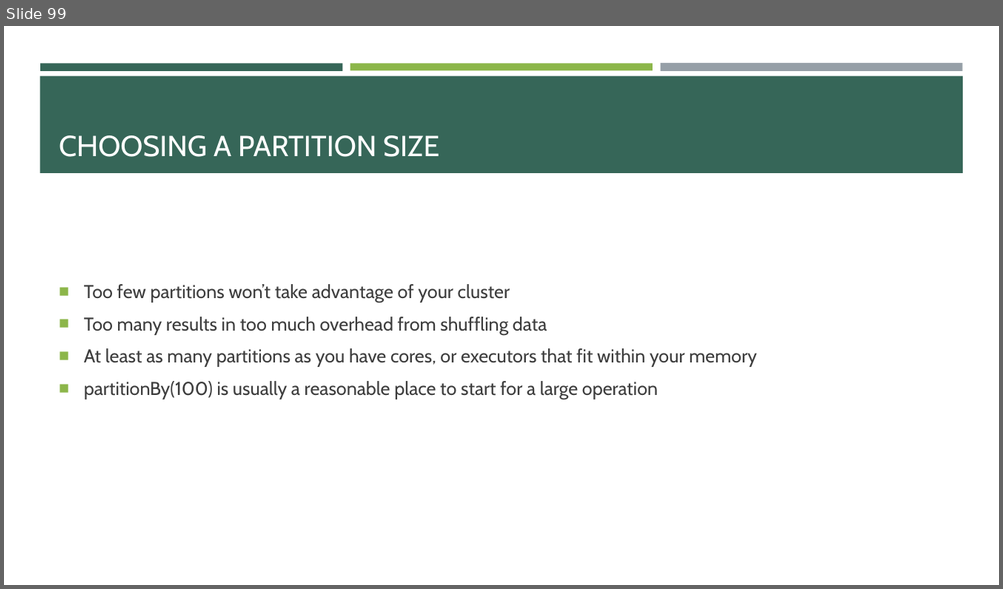
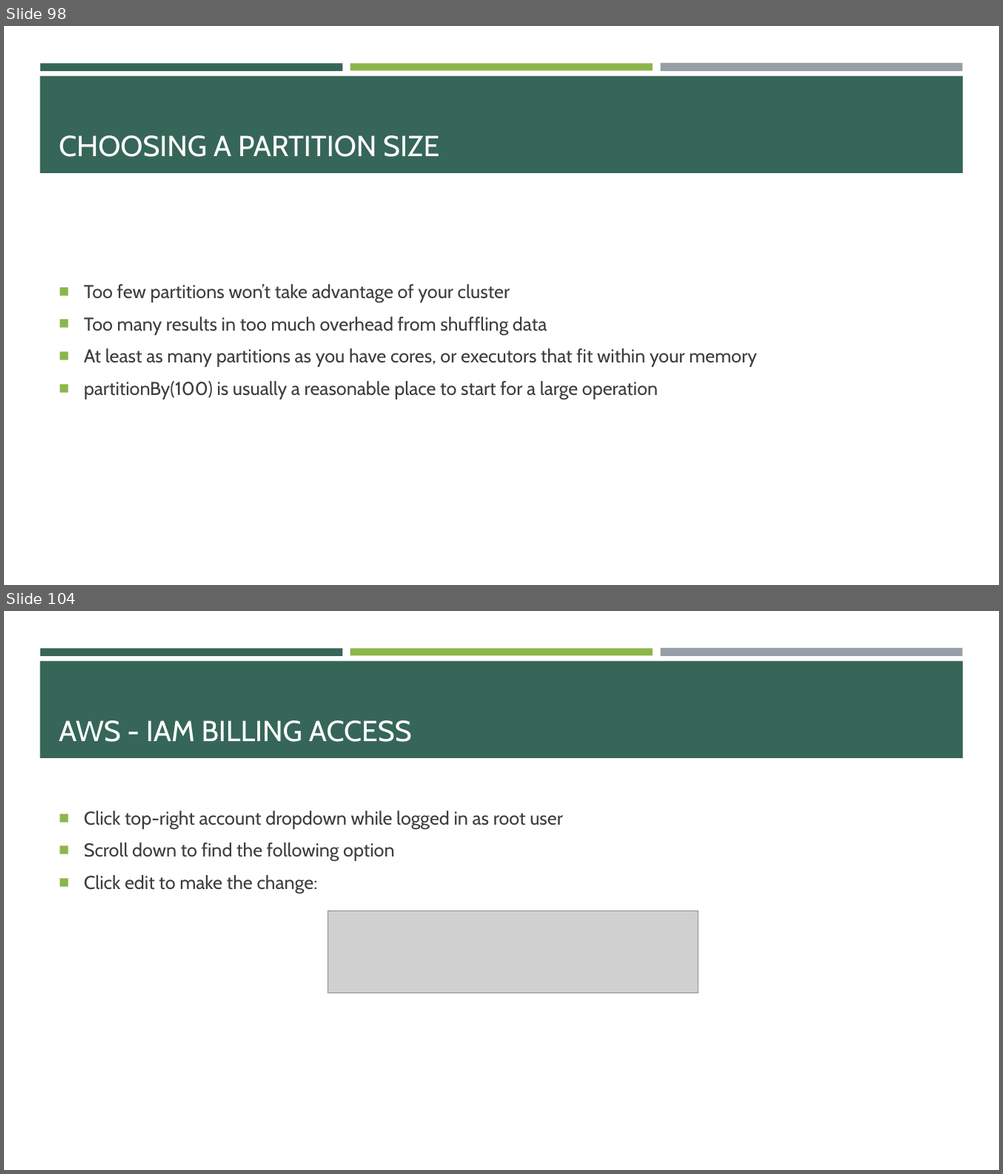
Before and after one commit to e-m-wilson/data_engineering, a slide deck: spark/Spark.pptx. Shown one above the other, each under a label of ours: slide 99 before the commit, slides 98 and 104 after it; the slides between them are not shown. The pictures are 1003x589 and 1003x1174 pixels, drawn with LibreOffice and Linux fonts; fonts in the diff are those of the drawing; grey boxes stand for pictures. Boxes give left, top, right and bottom in pixels: in the first picture for what was removed or moved away, otherwise in the second. Text is boxed around its words. In the diff, an @@ line names an element or a change of style, - is before the commit and + after.

```diff
--- a/spark/Spark.pptx
+++ b/spark/Spark.pptx
@@ slide 104 added at [4, 611, 999, 1170], background #FFFFFF; not listed: 4 template elements that a slide beside it also shows @@
@@ title added at [59, 721, 412, 742], 28 pt, text #FFFFFF @@
+AWS - IAM BILLING ACCESS
@@ text added at [84, 811, 563, 894], 18 pt, text #3D3D3D @@
+■ Click top-right account dropdown while logged in as root user
+■ Scroll down to find the following option
+■ Click edit to make the change:
@@ picture added at [328, 911, 698, 993] @@
@@ what was slide 99 is now slide 98 @@
```
Also in this commit, not shown: 4 slides changed, 33 other slides added, 6 other files.
